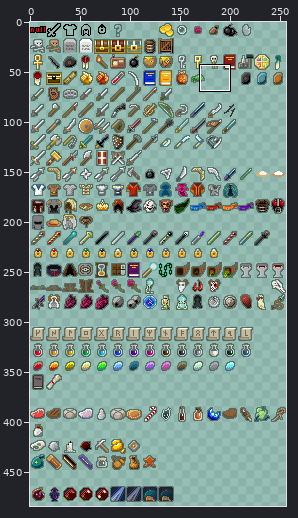
Edited in one commit: sprite sheet (core/src/main/assets/miscs/items.png). The picture above shows the old version from afar; the outline marks the close-up.
Close-up. Before the commit:
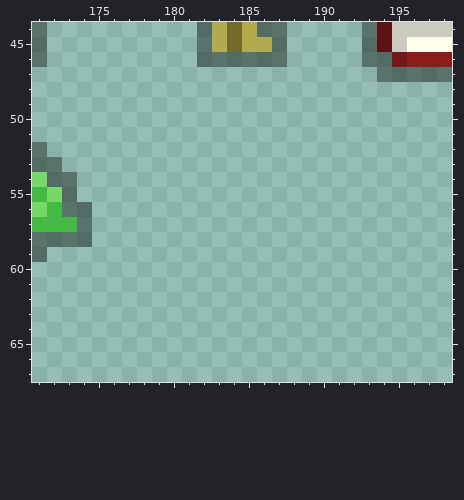
The file is 256x512 pixels. Colours within 5 levels of each other are drawn and written as one. Shown: x 171..198, y 44..67. The wide view leaves out empty margins.
And afterwards:
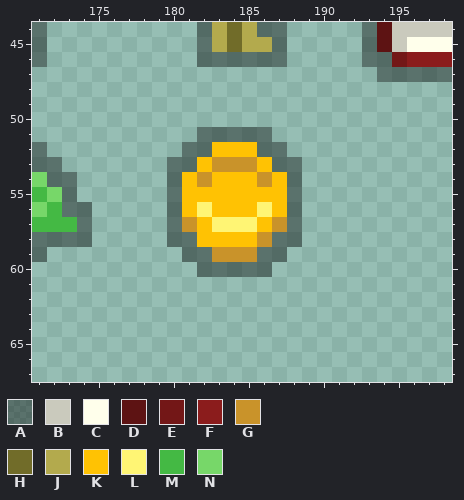
Palette (. is transparent): A #00000066  B #cacabd  C #ffffeb  D #5d1313  E #731717  F #8b1c1c  G #c9932a  H #716c29  J #b3aa4d  K #ffc203  L #fff574  M #44b944  N #77d769
The edit:
@@ x 178..190 @@
 50 .............
-51 .............
-52 .............
-53 .............
-54 .............
-55 .............
-56 .............
-57 .............
-58 .............
-59 .............
-60 .............
+51 ....AAAAA....
+52 ...AAKKKAA...
+53 ..AAKGGGKAA..
+54 ..AKGKKKGKA..
+55 ..AKKKKKKKA..
+56 ..AKLKKKLKA..
+57 ..AGKLLLKGA..
+58 ..AAKKKKGAA..
+59 ...AAGGGAA...
+60 ....AAAAA....
 61 .............
